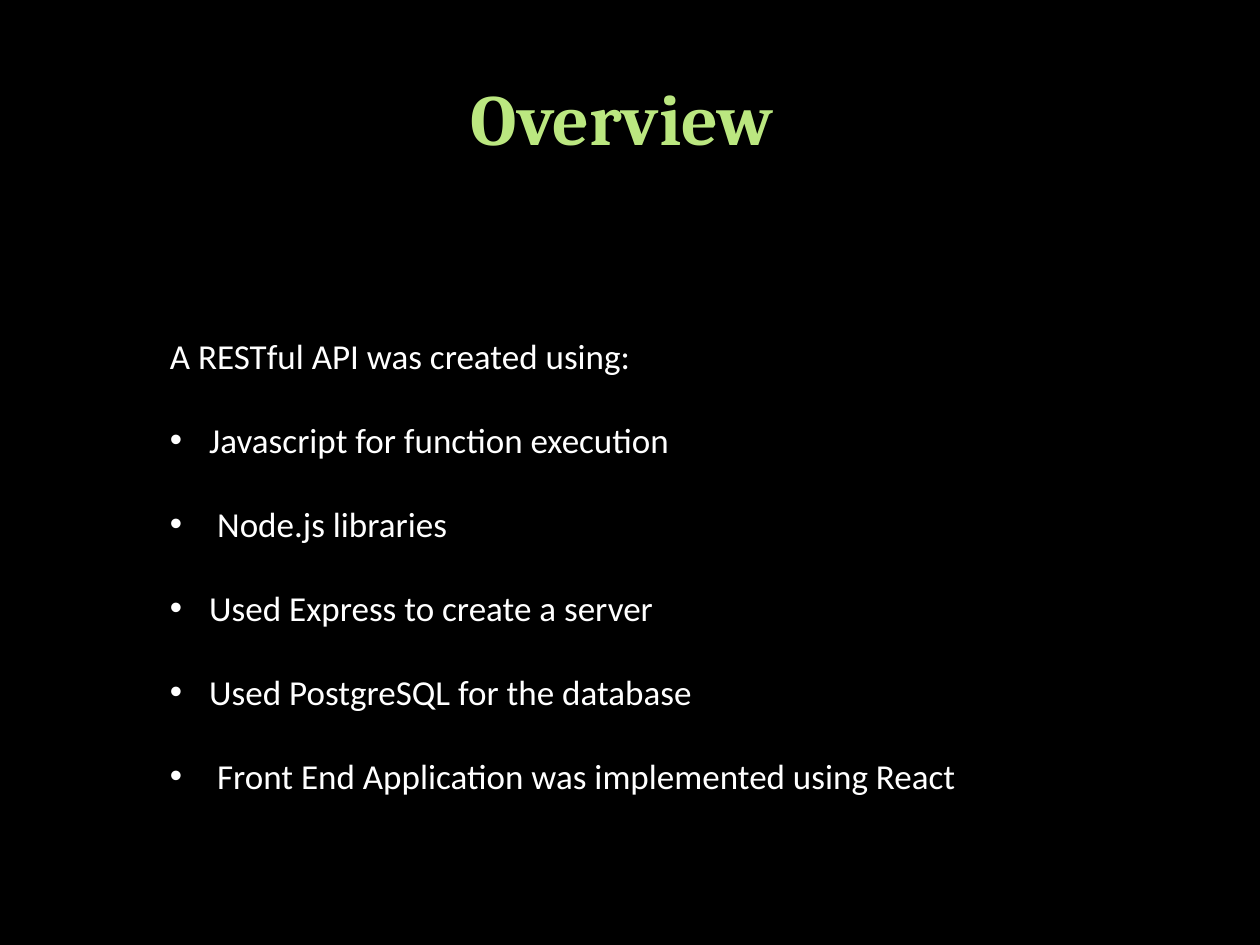
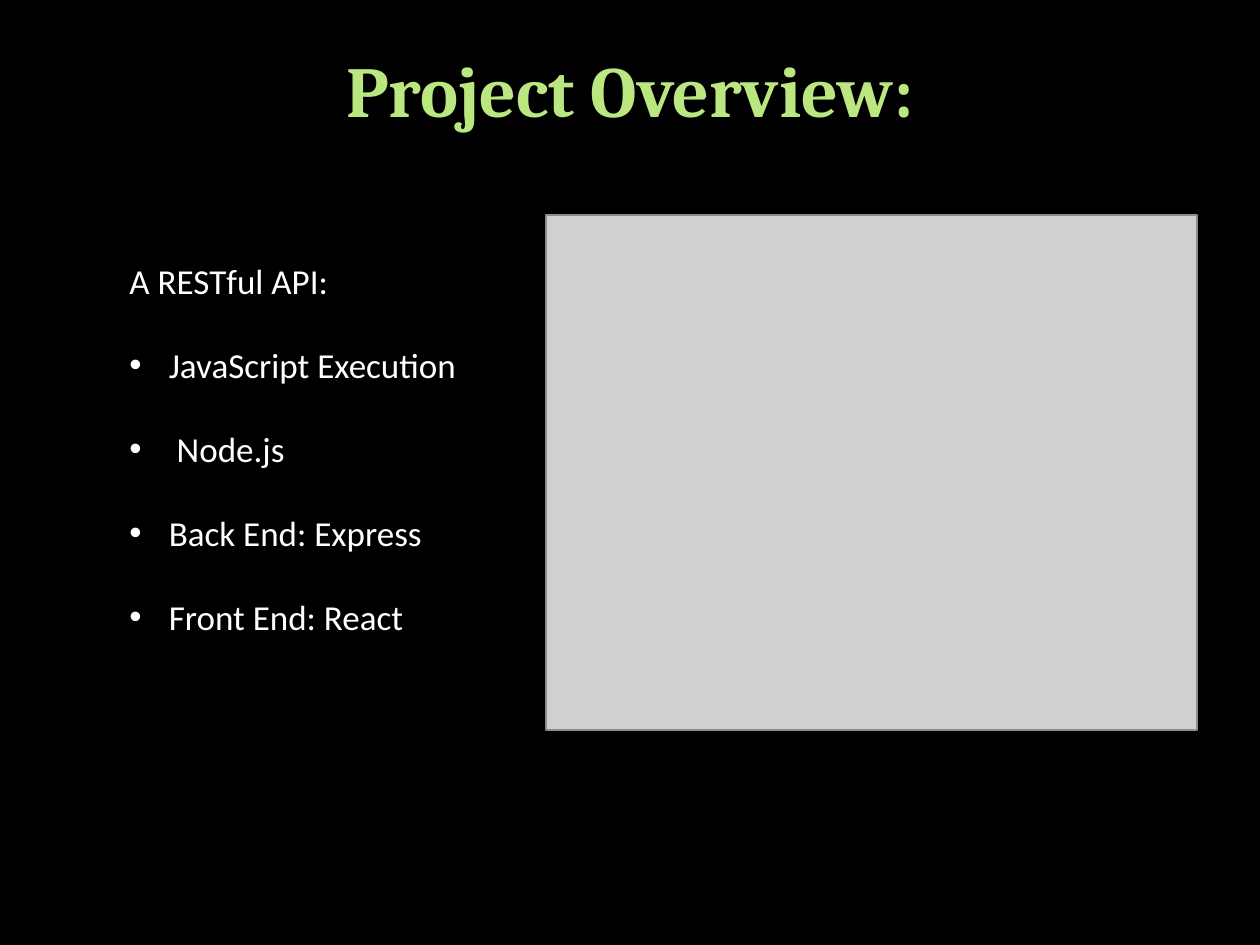
Before and after one commit to Rgutierrez0501/Project_1, a slide deck: slide 2 of Project 1.pptx (slide 3 before the commit). Drawn at 1260x945 pixels with LibreOffice and Linux fonts; fonts in the diff are those of the drawing; grey boxes stand for pictures; background and template pictures are left out. Boxes give left, top, right and bottom in pixels: in the first picture for what was removed or moved away, otherwise in the second. Text is boxed around its words. In the diff, an @@ line names an element or a change of style, - is before the commit and + after.

```diff
--- a/Project 1.pptx
+++ b/Project 1.pptx
@@ title at (346, 67, 913, 133): text changed @@
-Overview
+Project Overview:
@@ picture added at (546, 215, 1197, 731) @@
@@ text at (129, 269, 455, 631): text changed @@
-A RESTful API was created using:
-• Javascript for function execution
-• Node.js libraries
-• Used Express to create a server
-• Used PostgreSQL for the database
-• Front End Application was implemented using React
+A RESTful API:
+• JavaScript Execution
+• Node.js
+• Back End: Express
+• Front End: React
```
Also in this commit, not shown: 2 other slides changed, 1 slide added, 2 slides removed.
